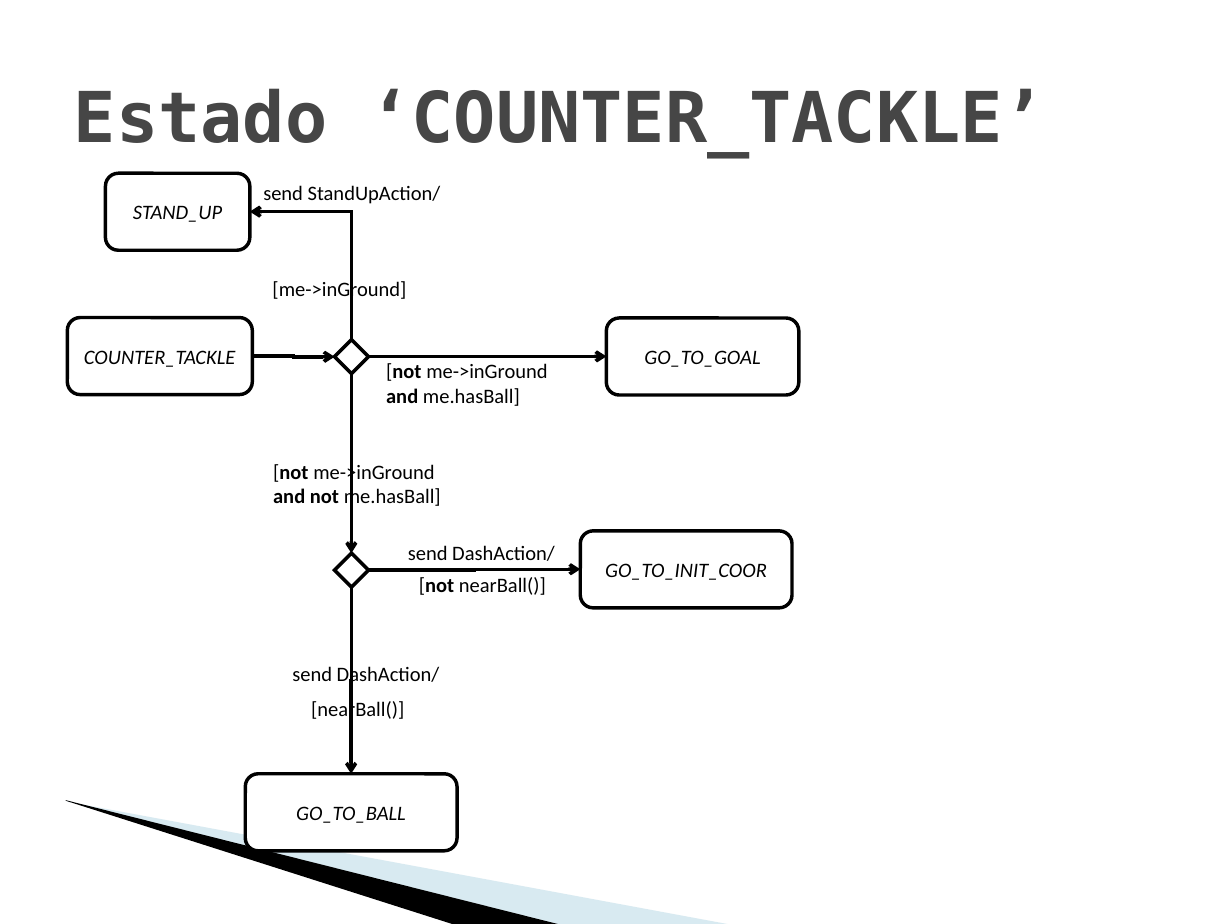
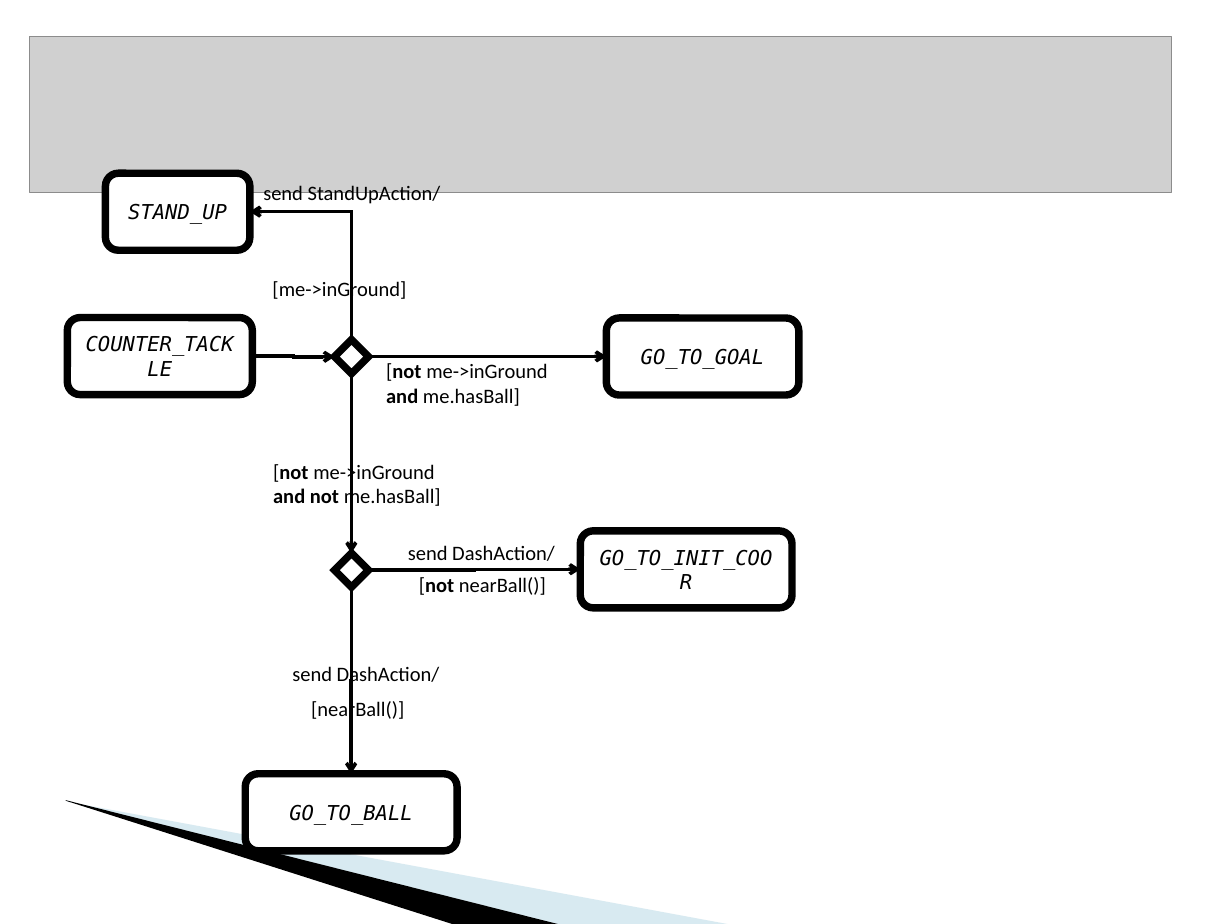
Before and after one commit to krishprince/rollerslam, a slide deck: slide 17 of docs/PresentationAgentes.ppt. Drawn at 1232x924 pixels with LibreOffice and Linux fonts; fonts in the diff are those of the drawing; grey boxes stand for pictures; background and template pictures are left out. Boxes give left, top, right and bottom in pixels: in the first picture for what was removed or moved away, otherwise in the second. Text is boxed around its words. In the diff, an @@ line names an element or a change of style, - is before the commit and + after.

```diff
--- a/docs/PresentationAgentes.ppt
+++ b/docs/PresentationAgentes.ppt
@@ picture added at [30, 36, 1172, 192] @@
@@ title removed at [74, 88, 1045, 157] @@
-Estado ‘COUNTER_TACKLE’
@@ diamond at [335, 340, 370, 375]: outline #000000 2.01 pt to #000000 4.34 pt @@
@@ diamond at [335, 553, 370, 588]: outline #000000 2.01 pt to #000000 4.34 pt @@
@@ font Calibri to DejaVu Sans Mono; outline #000000 2.01 pt to #000000 4.34 pt in 5 elements at [68, 318, 253, 395], [106, 174, 250, 250], [606, 318, 798, 395], [580, 531, 792, 607], [245, 774, 457, 851] @@
```
Also in this commit, not shown: 11 other slides changed, 5 slides added, 2 slides removed.
